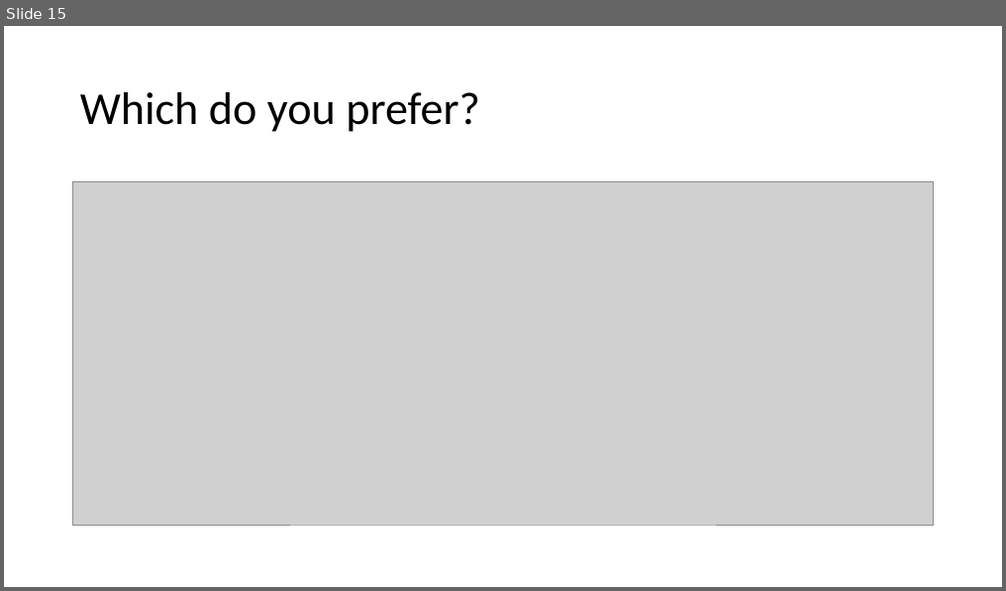
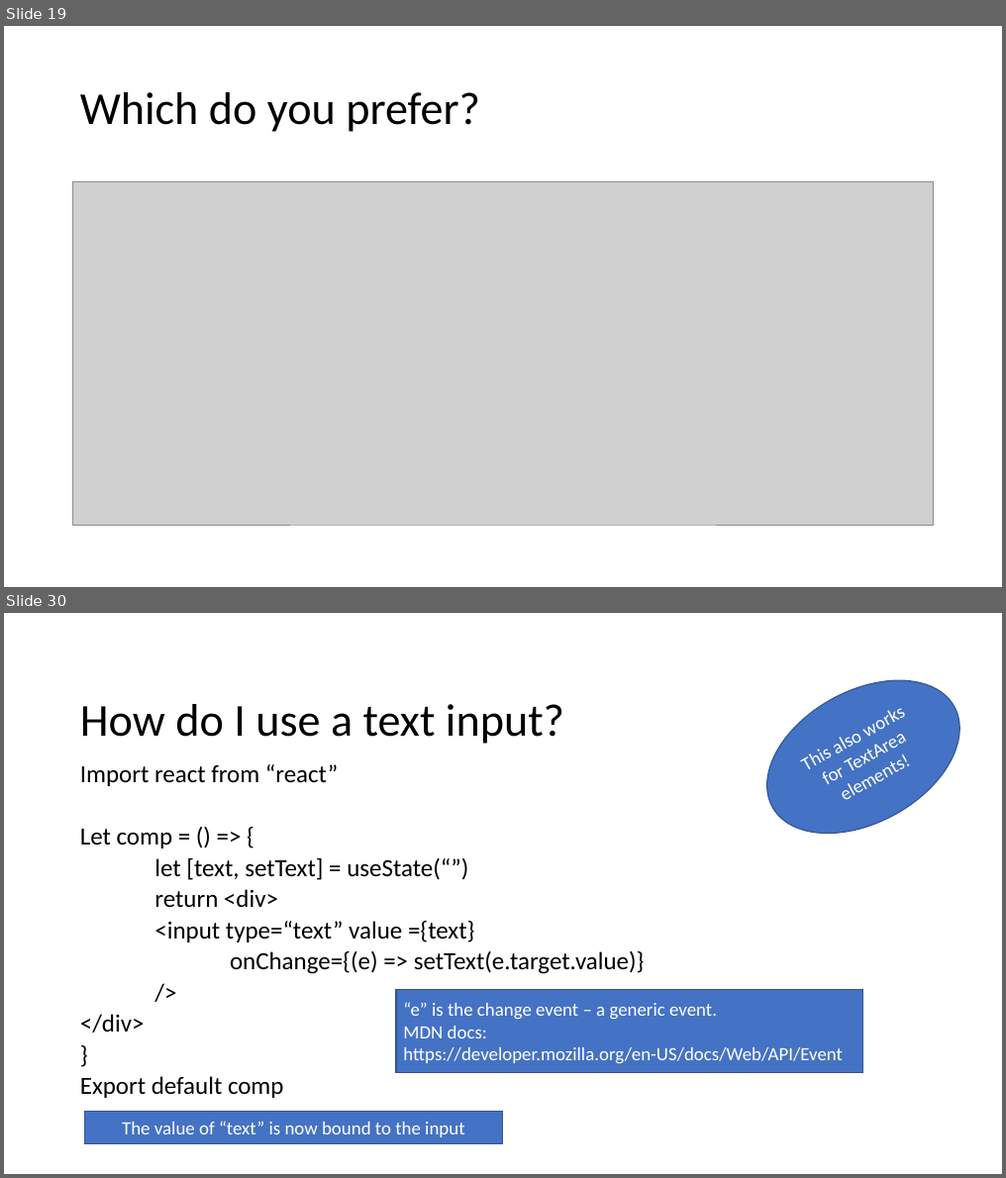
Before and after one commit to JakeTrevor/react-demo, a slide deck: react.pptx. Shown one above the other, each under a label of ours: slide 15 before the commit, slides 19 and 30 after it; the slides between them are not shown. The pictures are 1006x591 and 1006x1178 pixels, drawn with LibreOffice and Linux fonts; fonts in the diff are those of the drawing; grey boxes stand for pictures. Boxes give left, top, right and bottom in pixels: in the first picture for what was removed or moved away, otherwise in the second. Text is boxed around its words. In the diff, an @@ line names an element or a change of style, - is before the commit and + after.

```diff
--- a/react.pptx
+++ b/react.pptx
@@ slide 30 added at (4,613,1002,1174), background #FFFFFF @@
@@ ellipse added at (741,649,986,864), fill #4472C4, outline #325491 1 pt, 18 pt, text #FFFFFF @@
+This also works for TextArea elements!
@@ title added at (80,704,564,744), 44 pt, text #000000 @@
+How do I use a text input?
@@ text added at (80,764,645,1098), 23.8 pt, text #000000 @@
+Import react from “react”
+Let comp = () => {
+let [text, setText] = useState(“”)
+return <div>
+<input type=“text” value ={text}
+onChange={(e) => setText(e.target.value)}
+/>
+</div>
+}
+Export default comp
@@ rectangle added at (396,990,862,1072), fill #4472C4, outline #325491 1 pt, 18 pt, text #FFFFFF @@
+“e” is the change event – a generic event.
+MDN docs:
+https://developer.mozilla.org/en-US/docs/Web/API/Event
@@ rectangle added at (84,1112,503,1146), fill #4472C4, outline #325491 1 pt, 18 pt, text #FFFFFF @@
+The value of “text” is now bound to the input
@@ what was slide 15 is now slide 19 @@
```
Also in this commit, not shown: 4 slides changed, 13 other slides added.
